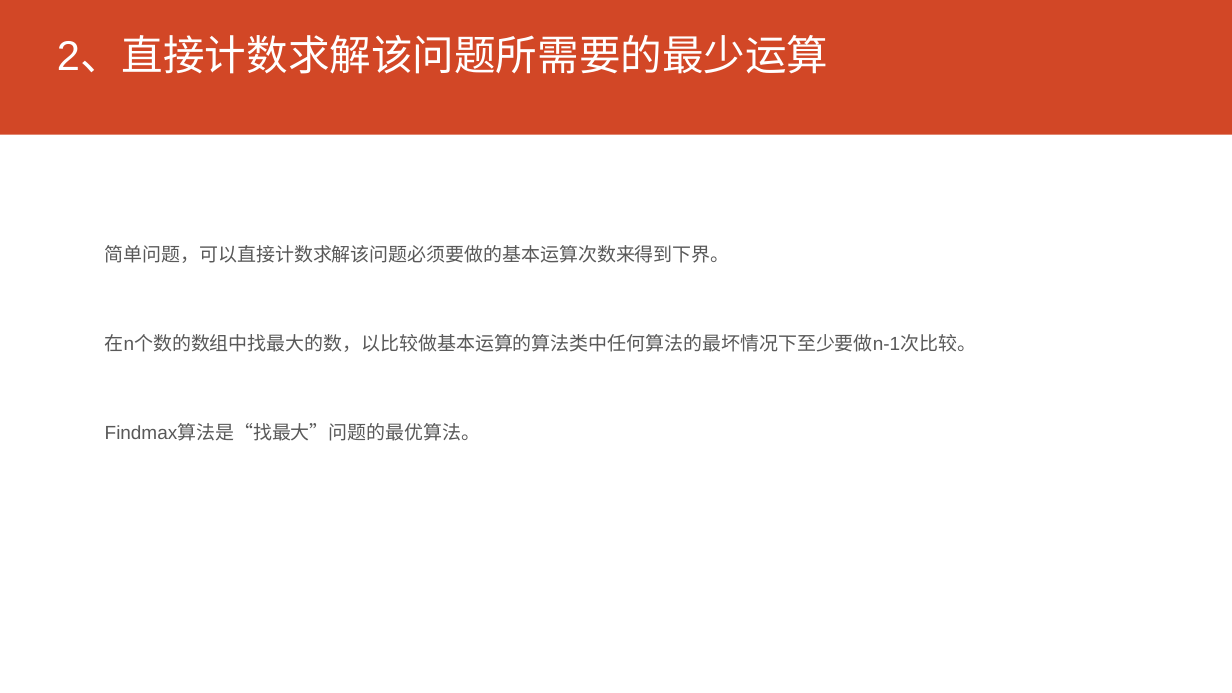
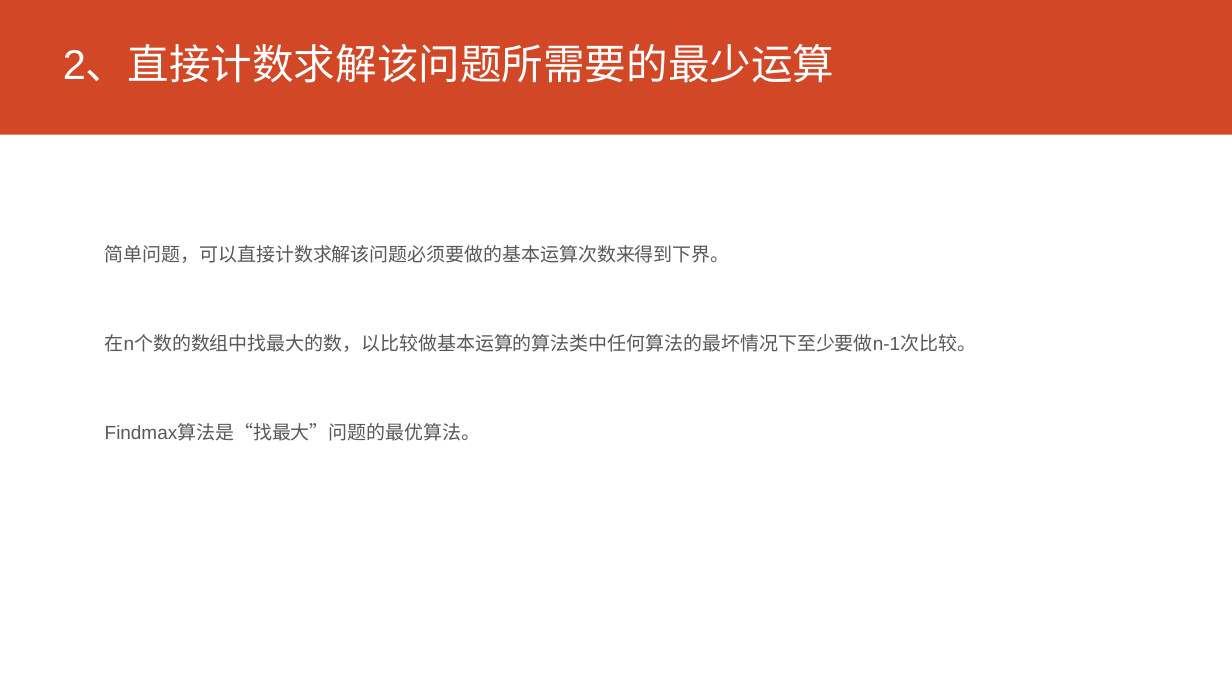
Before and after one commit to gxmzuai/design-and-analysis-of-algorithms, a slide deck: slide 3 of ppt/算法分析与问题的计算复杂度.pptx. Drawn at 1232x693 pixels with LibreOffice and Linux fonts; fonts in the diff are those of the drawing. Boxes give left, top, right and bottom in pixels: in the first picture for what was removed or moved away, otherwise in the second. Text is boxed around its words. In the diff, an @@ line names an element or a change of style, - is before the commit and + after.

```diff
--- a/ppt/算法分析与问题的计算复杂度.pptx
+++ b/ppt/算法分析与问题的计算复杂度.pptx
@@ title "2、直接计数求解该问题所需要的最少运算": place and size @@
-title "2、直接计数求解该问题所需要的最少运算" at [57,37,829,74]
+title "2、直接计数求解该问题所需要的最少运算" at [63,46,835,83]
```
Also in this commit, not shown: 3 other files.
